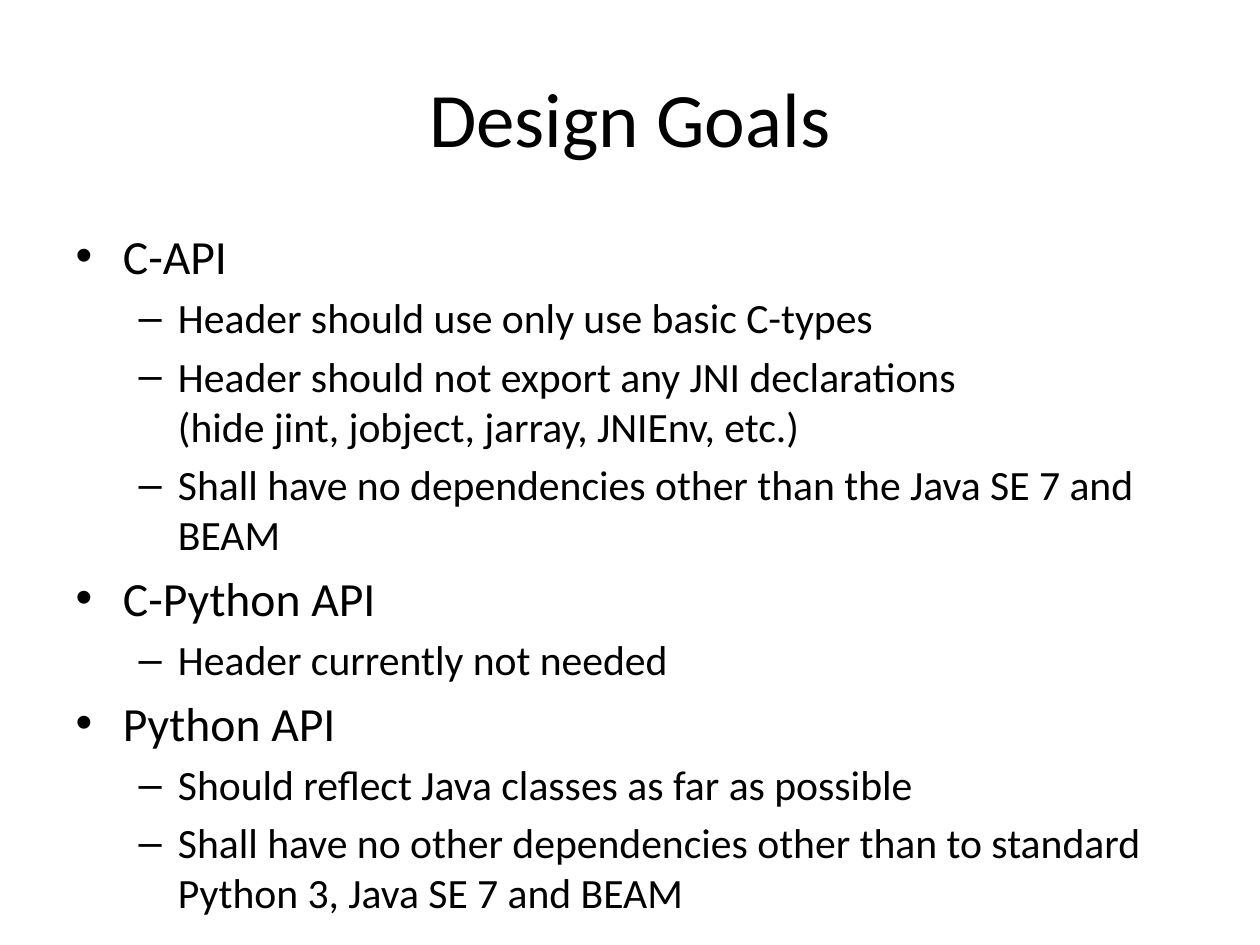
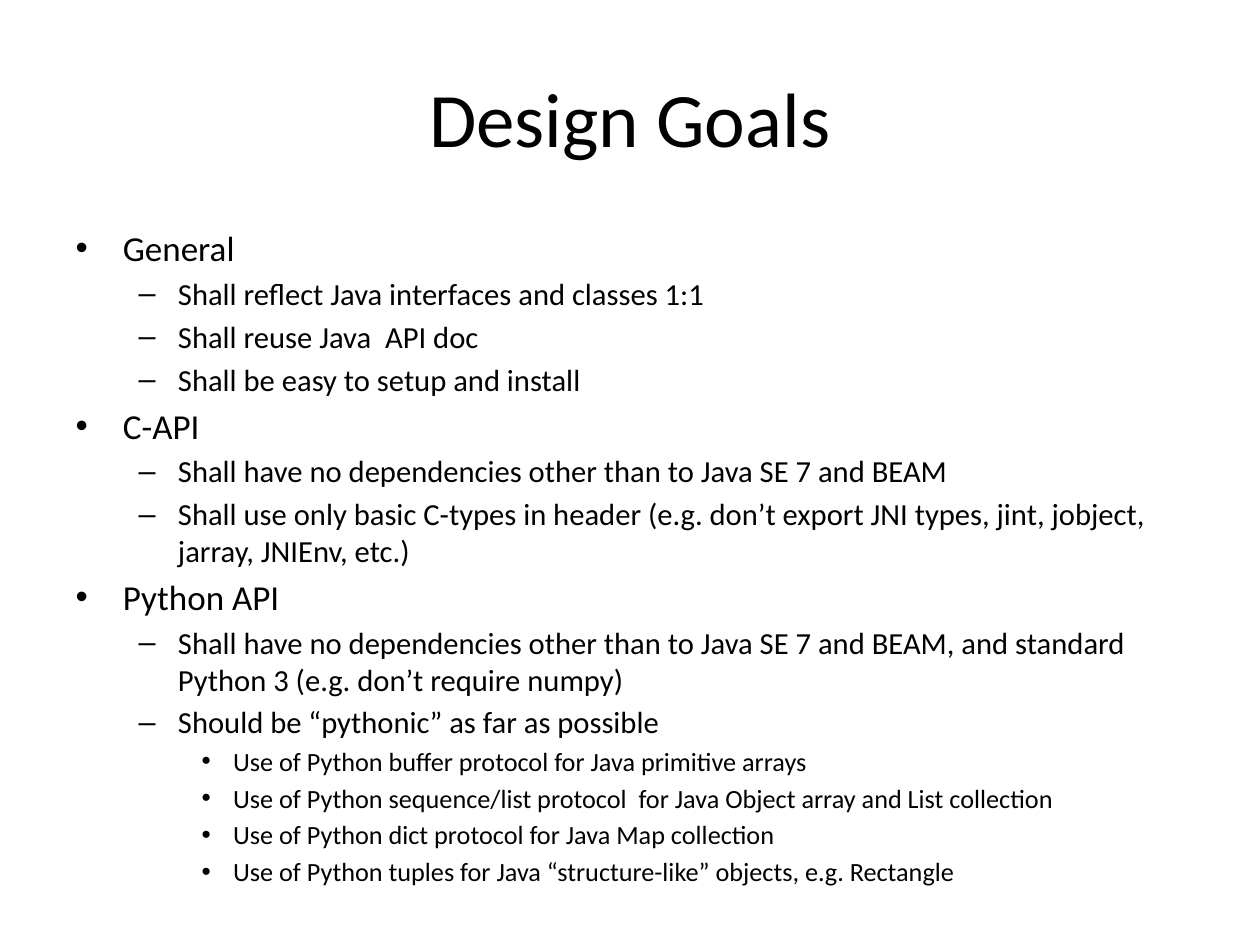
Before and after one commit to bcdev/beam-extapi, a slide deck: slide 6 of docs/beam-extapi.pptx. Drawn at 1260x945 pixels with LibreOffice and Linux fonts; fonts in the diff are those of the drawing. Boxes give left, top, right and bottom in pixels: in the first picture for what was removed or moved away, otherwise in the second. Text is boxed around its words. In the diff, an @@ line names an element or a change of style, - is before the commit and + after.

Commit message:
added more design goals (cherry picked from commit 174e8e8)

```diff
--- a/docs/beam-extapi.pptx
+++ b/docs/beam-extapi.pptx
@@ text at (123,236,704,396): paragraphs added @@
+• General
+  – Shall reflect Java interfaces and classes 1:1
+  – Shall reuse Java API doc
+  – Shall be easy to setup and install
@@ text at (123,416,279,616): size 27.2 to 20 pt in "C-API", "Python API"; less space between paragraphs @@
@@ text at (178,460,1145,568): text changed; size 23.8 to 17.5 pt @@
-  – Header should use only use basic C-types
-  – Header should not export any JNI declarations
-    (hide jint, jobject, jarray, JNIEnv, etc.)
-  – Shall have no dependencies other than the Java SE 7 and BEAM
-• C-Python API
-  – Header currently not needed
+  – Shall have no dependencies other than to Java SE 7 and BEAM
+  – Shall use only basic C-types in header (e.g. don’t export JNI types, jint, jobject, jarray, JNIEnv, etc.)
@@ text at (178,632,1124,849): text changed; size 23.8 to 15 pt @@
-  – Should reflect Java classes as far as possible
-  – Shall have no other dependencies other than to standard Python 3, Java SE 7 and BEAM
+  – Shall have no dependencies other than to Java SE 7 and BEAM, and standard Python 3 (e.g. don’t require numpy)
+  – Should be “pythonic” as far as possible
+    • Use of Python buffer protocol for Java primitive arrays
+    • Use of Python sequence/list protocol for Java Object array and List collection
+    • Use of Python dict protocol for Java Map collection
+    • Use of Python tuples for Java “structure-like” objects, e.g. Rectangle
```
